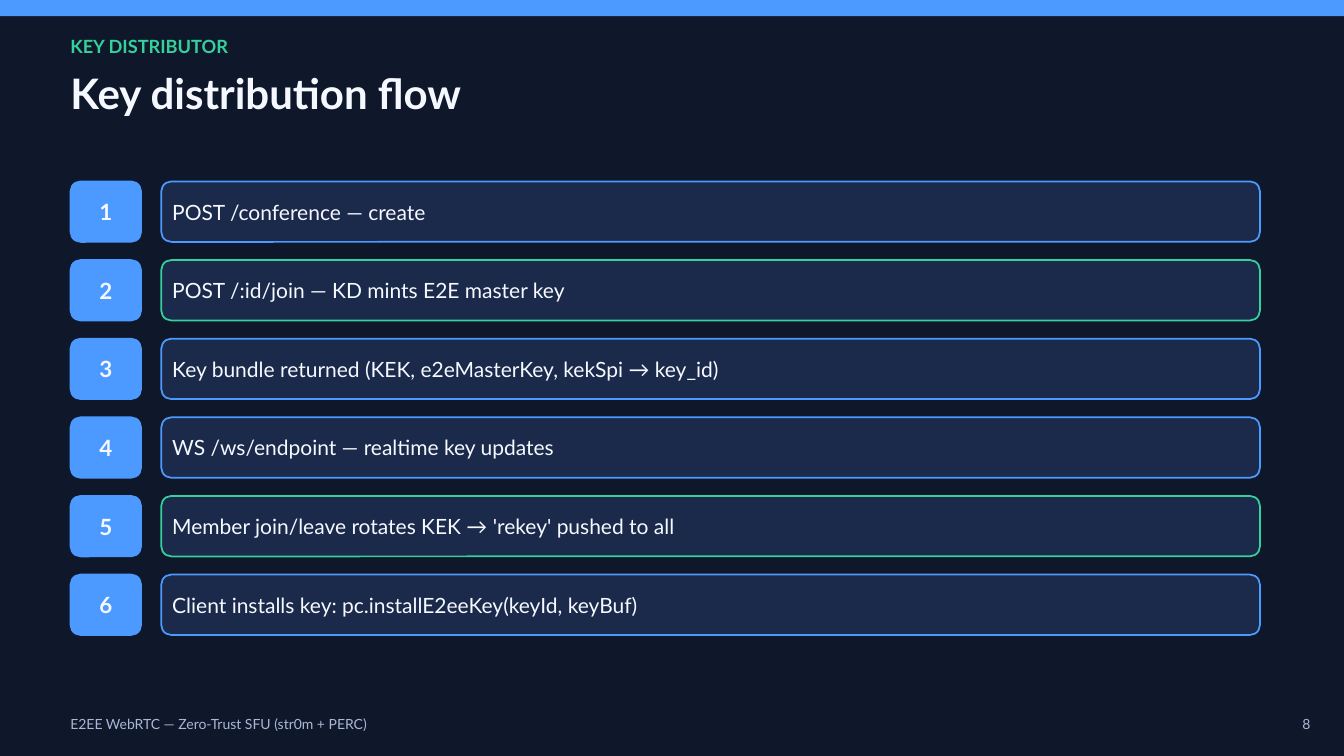
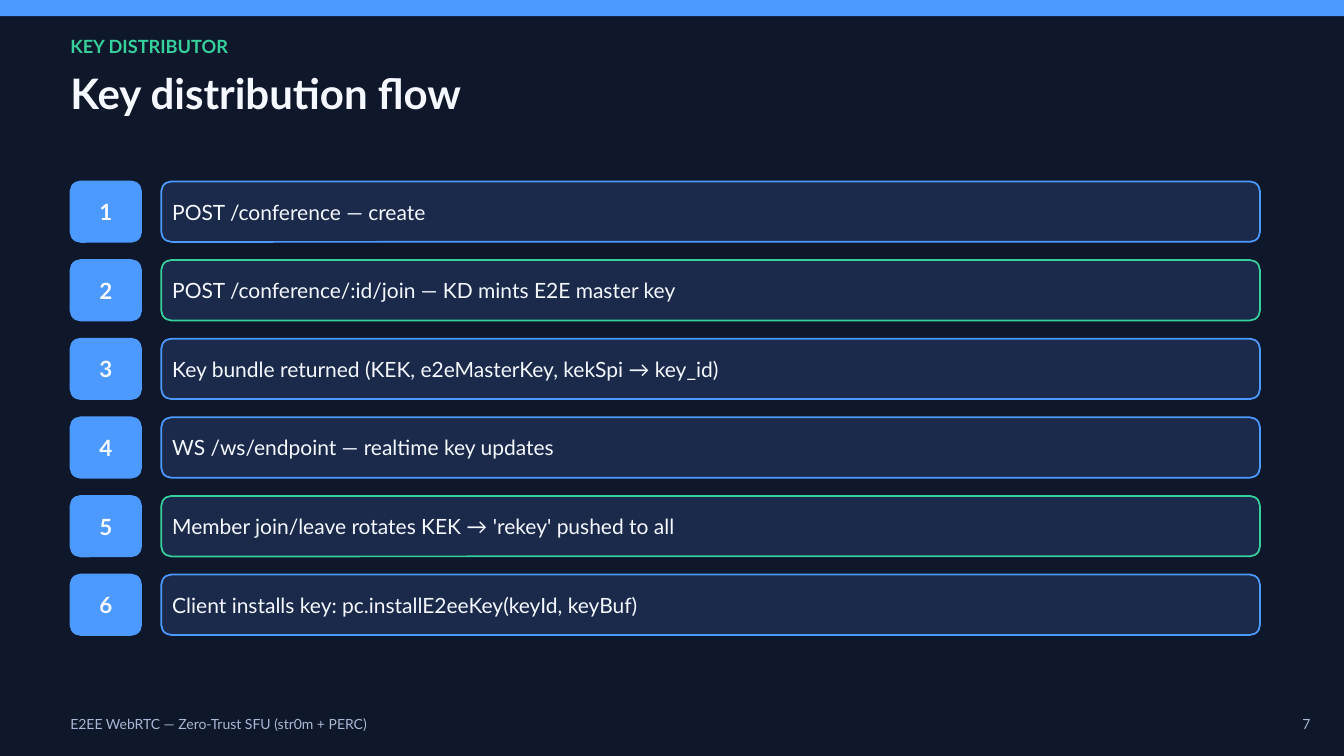
Before and after one commit to mosamorosev/str0m-e2ee, a slide deck: slide 8 of docs/E2EE-Architecture.pptx (slide 9 before the commit). Drawn at 1344x756 pixels with LibreOffice and Linux fonts; fonts in the diff are those of the drawing. Boxes give left, top, right and bottom in pixels: in the first picture for what was removed or moved away, otherwise in the second. Text is boxed around its words. In the diff, an @@ line names an element or a change of style, - is before the commit and + after.

```diff
--- a/docs/E2EE-Architecture.pptx
+++ b/docs/E2EE-Architecture.pptx
@@ text in rounded rectangle at box(172, 282, 676, 302): text changed @@
-POST /:id/join — KD mints E2E master key
+POST /conference/:id/join — KD mints E2E master key
@@ text at box(1302, 719, 1310, 729): text changed @@
-8
+7
```
Also in this commit, not shown: 10 other slides changed, 1 slide removed, 7 other files.
